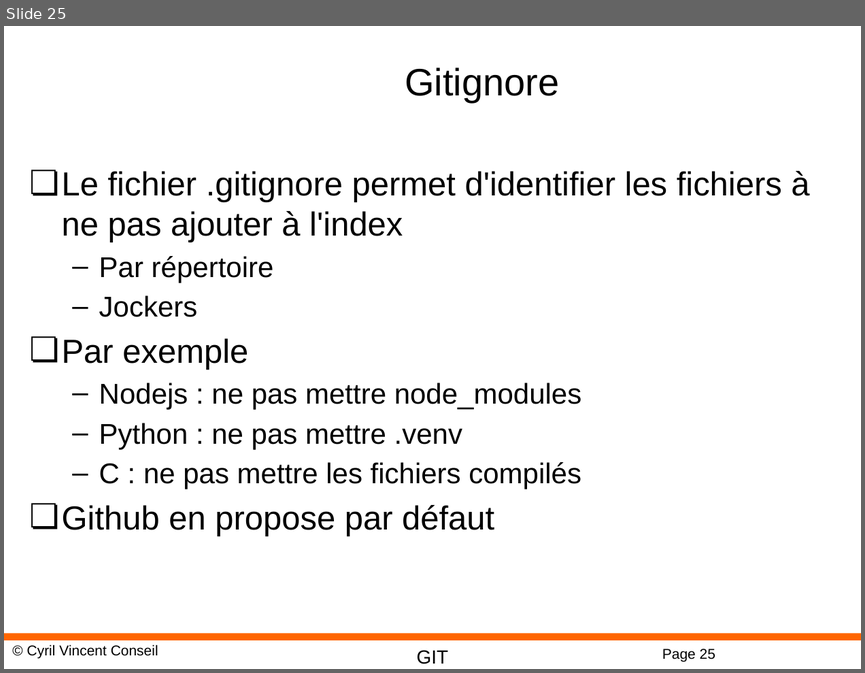
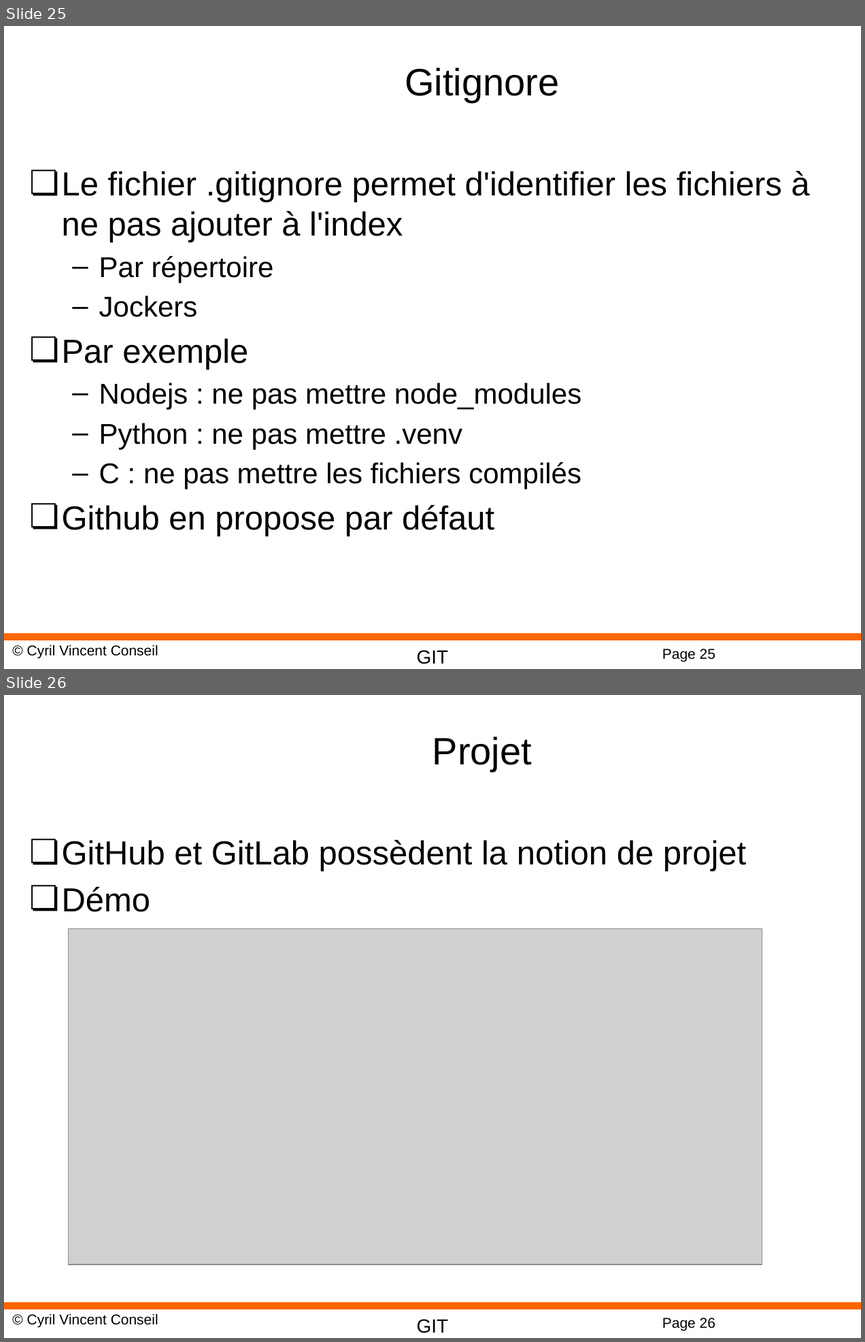
Before and after one commit to cyrilvincent/cicd, a slide deck: ppt/CICD05-Commit.pptx. Shown one above the other, each under a label of ours: slide 25 before the commit, slides 25 and 26 after it. The pictures are 865x673 and 865x1342 pixels, drawn with LibreOffice and Linux fonts; fonts in the diff are those of the drawing; grey boxes stand for pictures; background and template pictures are left out. Boxes give left, top, right and bottom in pixels: in the first picture for what was removed or moved away, otherwise in the second. Text is boxed around its words. In the diff, an @@ line names an element or a change of style, - is before the commit and + after.

```diff
--- a/ppt/CICD05-Commit.pptx
+++ b/ppt/CICD05-Commit.pptx
@@ slide 26 added at [4,695,861,1338], background #FFFFFF; not listed: 4 template elements that a slide beside it also shows @@
@@ title added at [432,736,532,772], 32 pt, text #000000 @@
+Projet
@@ text added at [62,840,746,912], 28 pt, text #000000 @@
+❏ GitHub et GitLab possèdent la notion de projet
+❏ Démo
@@ picture added at [68,929,762,1265] @@
```
Also in this commit, not shown: 1 other slide added, 2 other files.
